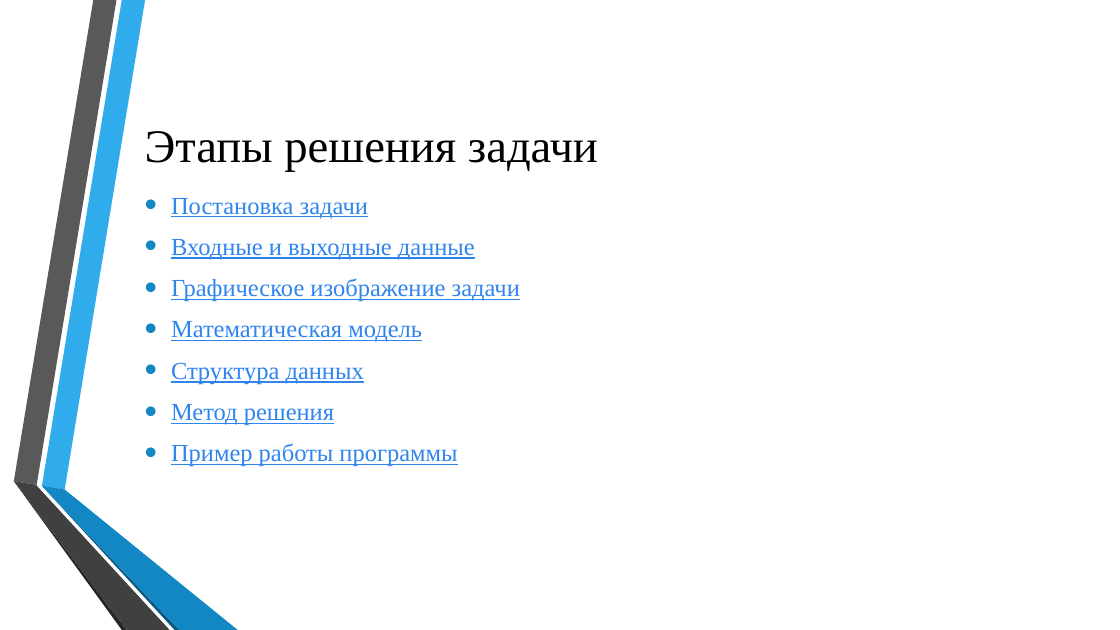
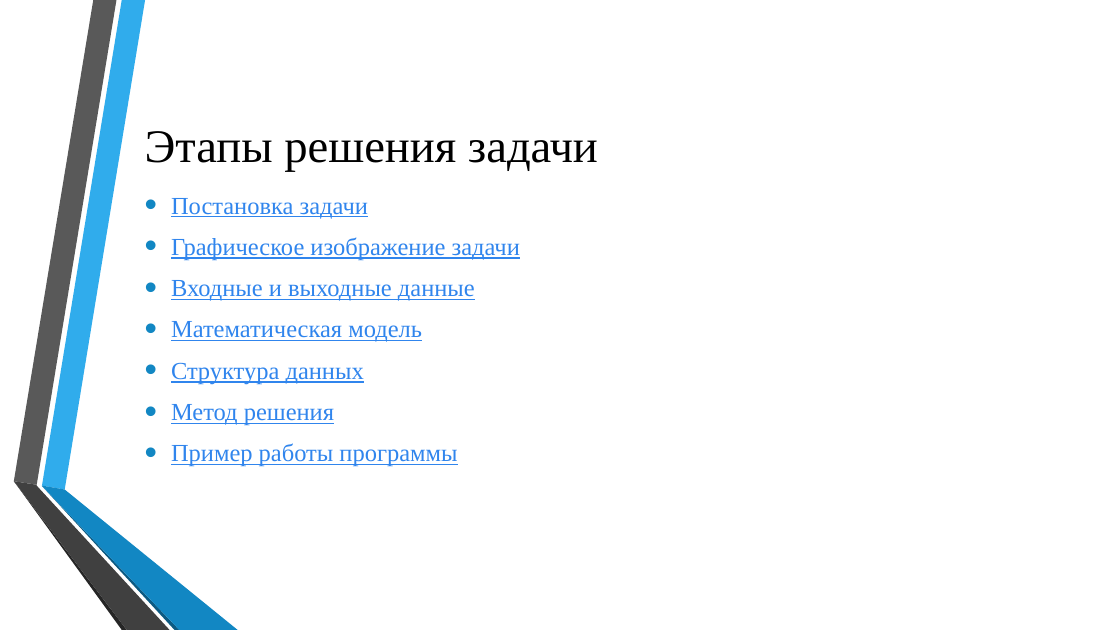
Before and after one commit to martynenkoav/pr239, a slide deck: slide 2 of Проверка множества точек.pptx. Drawn at 1120x630 pixels with LibreOffice and Linux fonts; fonts in the diff are those of the drawing; background and template pictures are left out. Boxes give left, top, right and bottom in pixels: in the first picture for what was removed or moved away, otherwise in the second. Text is boxed around its words. In the diff, an @@ line names an element or a change of style, - is before the commit and + after.

```diff
--- a/Проверка множества точек.pptx
+++ b/Проверка множества точек.pptx
@@ text at (x1=171, y1=237, x2=520, y2=261): paragraph added @@
+• Графическое изображение задачи
@@ text at (x1=171, y1=278, x2=520, y2=302): paragraph removed @@
-• Графическое изображение задачи
```
Also in this commit, not shown: 2 other slides changed.
